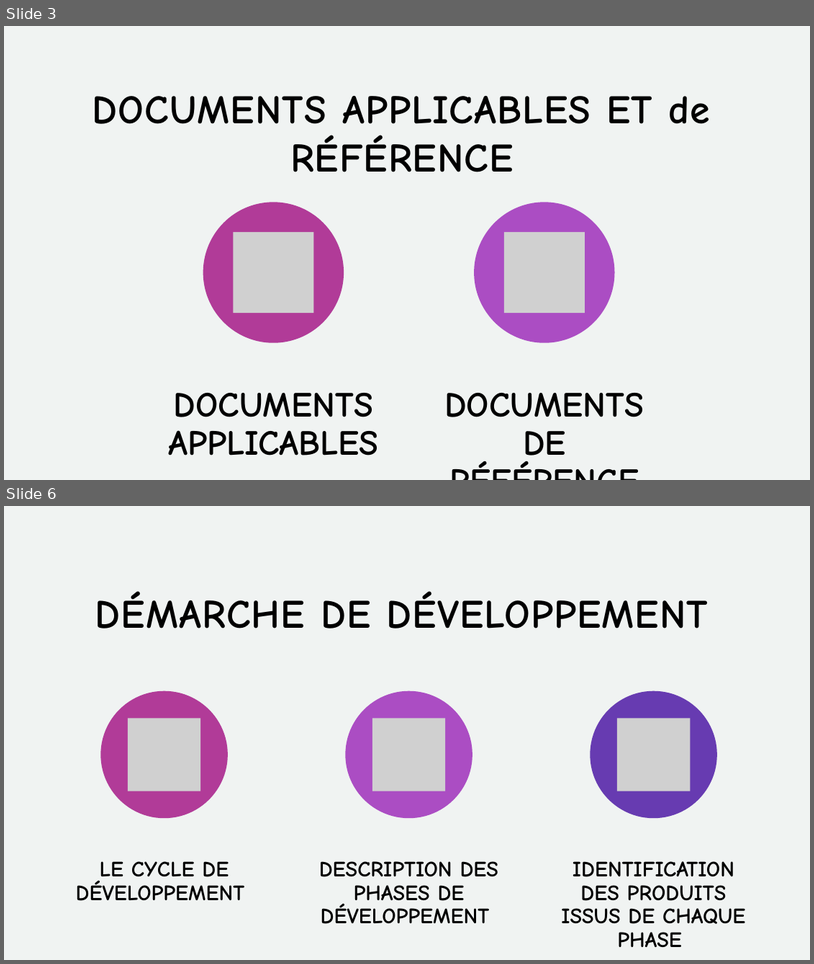
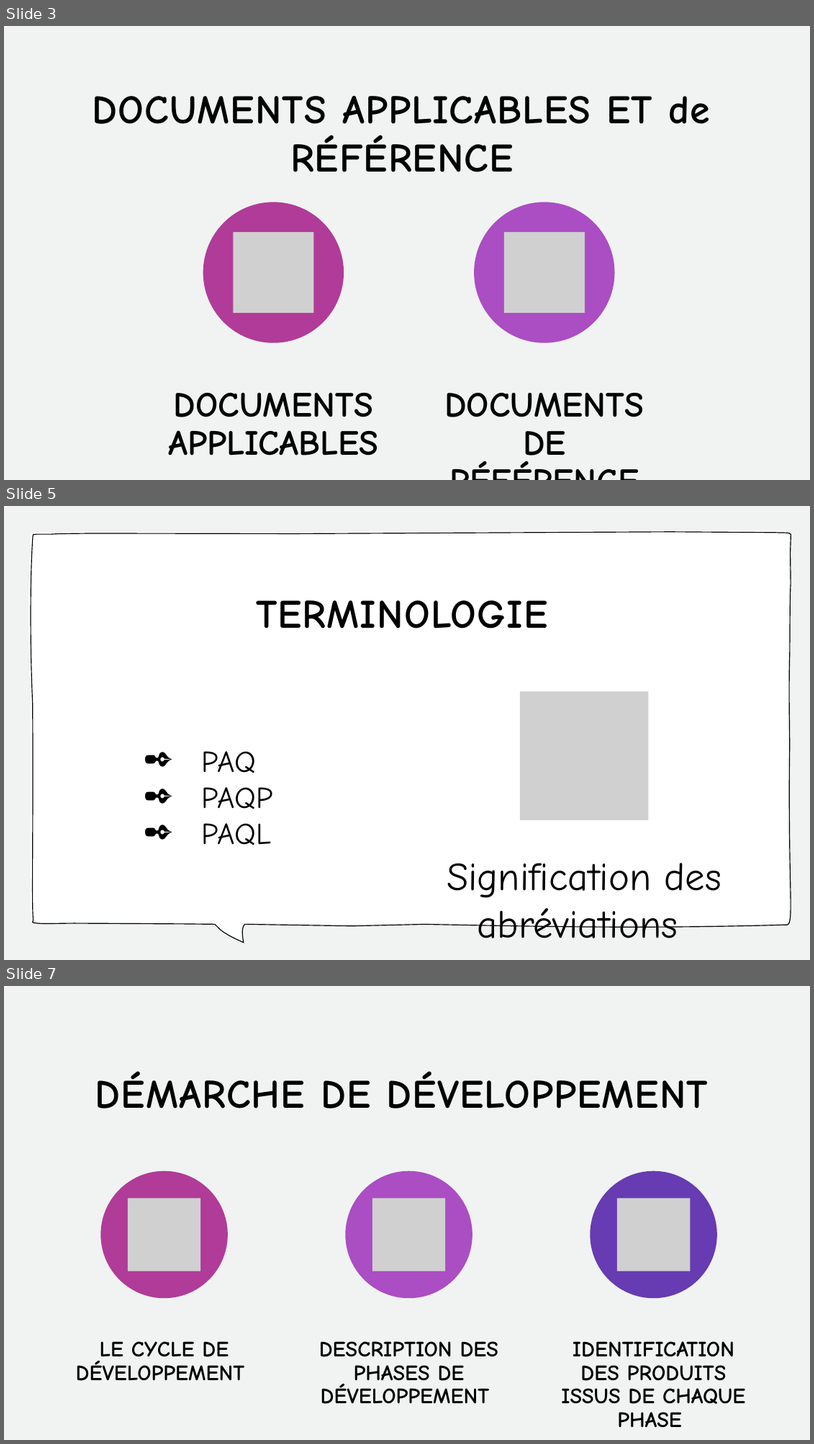
Before and after one commit to ConstantinHrrmn/WavContact, a slide deck: Documents/Documentation/Acceptation/A2-1_Point-de-contrôle/Plan assurance qualite/Présentation_PlanAssuranceQualité.pptx. Shown one above the other, each under a label of ours: slides 3 and 6 before the commit, slides 3, 5 and 7 after it; the slides between them are not shown. The pictures are 814x964 and 814x1444 pixels, drawn with LibreOffice and Linux fonts; fonts in the diff are those of the drawing; grey boxes stand for pictures. Boxes give left, top, right and bottom in pixels: in the first picture for what was removed or moved away, otherwise in the second. Text is boxed around its words. In the diff, an @@ line names an element or a change of style, - is before the commit and + after.

```diff
--- a/Documents/Documentation/Acceptation/A2-1_Point-de-contrôle/Plan assurance qualite/Présentation_PlanAssuranceQualité.pptx
+++ b/Documents/Documentation/Acceptation/A2-1_Point-de-contrôle/Plan assurance qualite/Présentation_PlanAssuranceQualité.pptx
@@ slide 5 added at (4,506,810,960), background #F0F3F2 @@
@@ freeform shape added at (28,530,790,940), fill #FFFFFF @@
@@ freeform shape added at (31,532,792,942), outline #000000 1 pt @@
@@ title added at (256,600,548,628), 48 pt, text #000000, bold @@
+TERMINOLOGIE
@@ picture added at (521,691,650,820) @@
@@ text added at (202,751,273,844), 36 pt, text #000000 @@
+✒️ PAQ
+✒️ PAQP
+✒️ PAQL
@@ text added at (447,862,722,938), 47 pt, text #000000 @@
+Signification des abréviations
@@ what was slide 6 is now slide 7 @@
```
Also in this commit, not shown: 2 slides changed, 1 other slide added, 1 slide removed.
